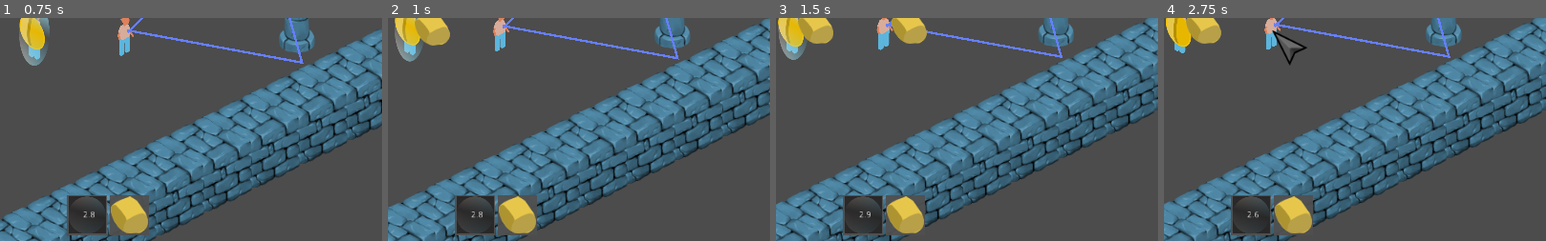
Above: before the commit, frames 1-4 (left to right).
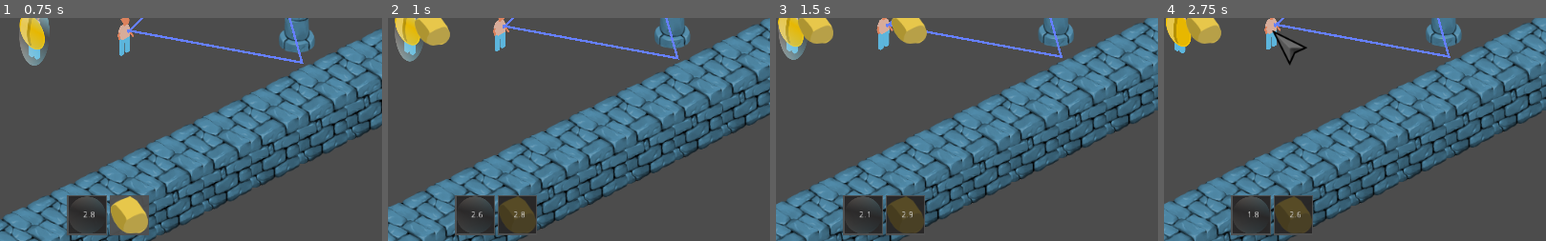
Above: after the commit, the same moments.

Repository: pjheden/isopyr
Game: Godot game, scene res://scenes/levels/test_scene.tscn
Same seed, same stepped clock (60 frames per second), same inputs: the game is played once before the commit and once after it. This scene is started directly instead of the project's main scene. The engine's default icon, where the game draws it, is replaced by a stand-in: a white triangle on a blue panel in a dark square.
Inputs (mouse positions are % of the whole screen's width and height, from its top left):
- Up to frame 1 (0.75 s): tap Enter at 0.5 s; move the mouse to (42, 61) at 0.52 s; hold Q (q) from 0.53 s (still down)
- Up to frame 2 (1 s): keep holding Q (q); tap W (w) at 0.8 s
- Up to frame 3 (1.5 s): move the mouse to (34, 56) at 1.27 s; release Q (q) at 1.28 s; tap W (w) at 1.35 s
- Up to frame 4 (2.75 s): tap Q (q) at 1.55 s; move the mouse to (62, 51) at 2.02 s; press the mouse at (62, 51) at 2.03 s; tap W (w) at 2.3 s
The pictures show only the part of the screen within x 48-98%, y 48-98%; the shares and areas given below are measured in that part.

Frame 1 is identical in both runs. In frame 2, 1.6% of the frame differs, in the area x 23-39%, y 79-97%; in frame 3, 1.6%; in frame 4, 1.7%, in the area x 21-39%, y 79-97%.

Commit message:
FIX visual CD for spells

Diff:
--- a/scenes/characters/player/Caster.gd
+++ b/scenes/characters/player/Caster.gd
@@ -1,18 +1,21 @@
 extends "res://scenes/characters/player/Player.gd"
 
 var bubble_scene = preload("res://scenes/spells/Bubble.tscn")
-var projectile_scene = preload("res://scenes/spells/ProjectileManager.tscn")
+var projectile_manager_scene = preload("res://scenes/spells/ProjectileManager.tscn")
 
 func spells() -> void:
-
 	var bubble = bubble_scene.instance()
-	var projectile = projectile_scene.instance()
+	var projectile_manager = projectile_manager_scene.instance()
 	# Add bubble as shield
 	add_child(bubble)
-	add_child(projectile)
+	add_child(projectile_manager)
 	# Define all spells
 	spell_bindings["q"] = funcref(bubble, "activate")
-	spell_bindings["w"] = funcref(projectile, "activate")
+	spell_bindings["w"] = funcref(projectile_manager, "activate")
 
 	# Update HUD with spells
-	hud.load_spellbar([bubble.icon(), projectile.icon()], [bubble.cooldown, projectile.cooldown])
+	hud.load_spellbar(
+		["q", "w"],
+		[bubble.icon(), projectile_manager.icon()],
+		[bubble.cooldown, projectile_manager.cooldown]
+	)
--- a/scenes/characters/player/SwordPlayer.gd
+++ b/scenes/characters/player/SwordPlayer.gd
@@ -33,6 +33,6 @@
 		if not sq in spell_bindings:
 			continue
 		spell_bindings[sq].call_func()
-		hud.casted_spell(0)
+		hud.casted_spell(spell_key)
 		spell_queue.erase(sq)
 	# TODO: spell cast CD etc
--- a/scenes/characters/player/states/Cast.gd
+++ b/scenes/characters/player/states/Cast.gd
@@ -17,7 +17,7 @@
 	# consume and cast first spell
 	var spell_key: String = player.spell_queue[0]
 	player.spell_bindings[spell_key].call_func()
-	player.hud.casted_spell(0) #TODO: point to right spell
+	player.hud.casted_spell(spell_key)
 	player.spell_queue.erase(spell_key)
 
 func handle_input(event: InputEvent) -> void:
--- a/scenes/ui/HUD.gd
+++ b/scenes/ui/HUD.gd
@@ -1,4 +1,6 @@
 extends CanvasLayer
+
+var shortcut_map: Dictionary = {}
 
 onready var shortcuts_path: String = "SkillBar/TextureRect/HBoxContainer/"
 onready var shortcut_nodes = get_tree().get_nodes_in_group("Shortcuts")
@@ -11,7 +13,7 @@
 func select_shortcut() -> void:
 	pass
 
-func load_spellbar(spell_icons: Array, spell_cooldowns: Array) -> void:
+func load_spellbar(hotkeys: Array, spell_icons: Array, spell_cooldowns: Array) -> void:
 	var num_shortcuts = shortcut_nodes.size()
 	var num_spells = spell_icons.size()
 	assert(num_spells <= num_shortcuts, "Too many spells defined, %s spell(s) %s shortcut(s)" % [num_spells, num_shortcuts])
@@ -20,10 +22,10 @@
 		var spell_icon = load(spell_icons[i])
 		shortcut_nodes[i].set_texture(spell_icon)
 		shortcut_nodes[i].get_node("CD").init(spell_cooldowns[i])
+		shortcut_map[hotkeys[i]] = i
 
-func casted_spell(spell_index: int) -> void:
-	shortcut_nodes[spell_index].get_node("CD").start()
-
+func casted_spell(shortkey: String) -> void:
+	shortcut_nodes[shortcut_map[shortkey]].get_node("CD").start()
 
 func update_health_bar(hp: float) -> void:
 	$HPbar.value = hp
